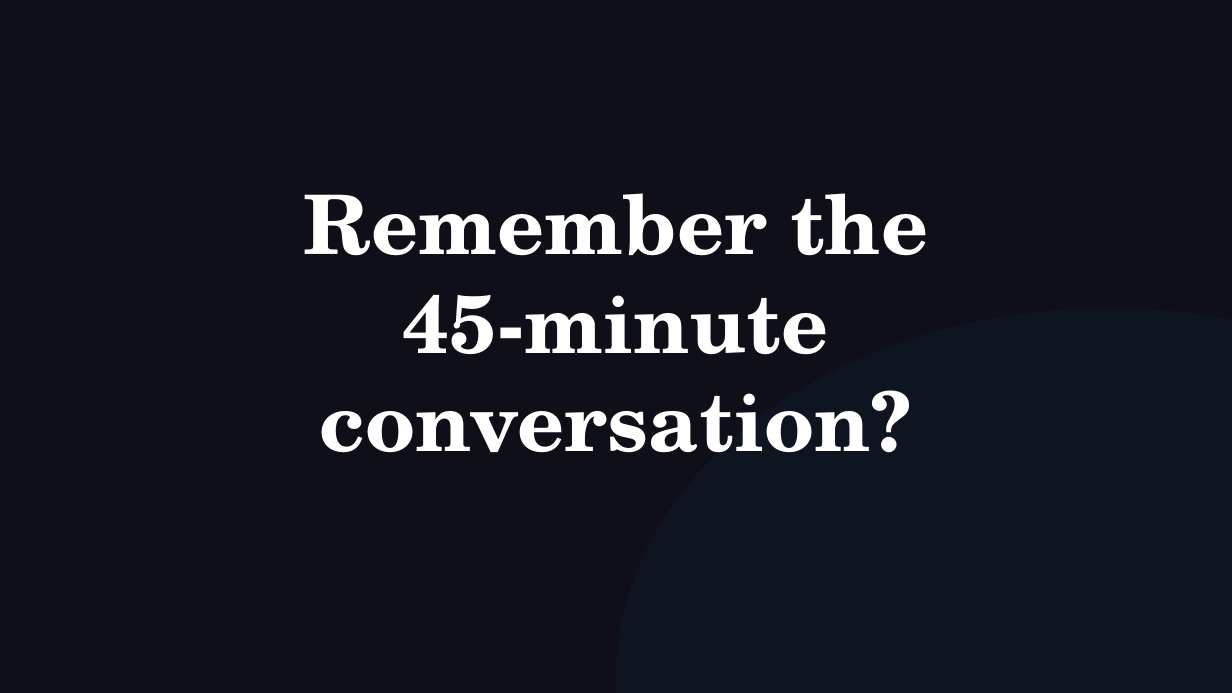
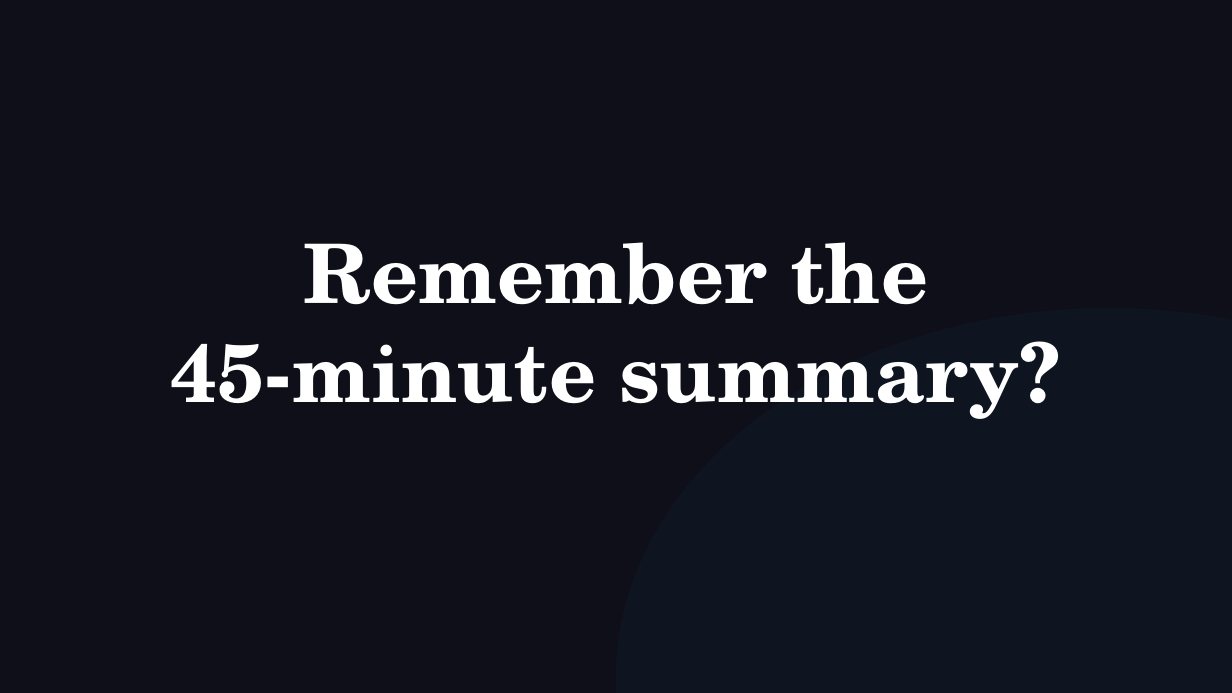
Before and after one commit to michaelengland/ai-best-practices, a slide deck: slide 66 of Getting-Agents-to-Give-Up-Their-Secrets.pptx. Drawn at 1232x693 pixels with LibreOffice and Linux fonts; fonts in the diff are those of the drawing. Boxes give left, top, right and bottom in pixels: in the first picture for what was removed or moved away, otherwise in the second. Text is boxed around its words. In the diff, an @@ line names an element or a change of style, - is before the commit and + after.

```diff
--- a/Getting-Agents-to-Give-Up-Their-Secrets.pptx
+++ b/Getting-Agents-to-Give-Up-Their-Secrets.pptx
@@ text at (x1=170, y1=341, x2=1061, y2=419): text changed @@
-45-minute conversation?
+45-minute summary?
```
Also in this commit, not shown: 1 other file.
